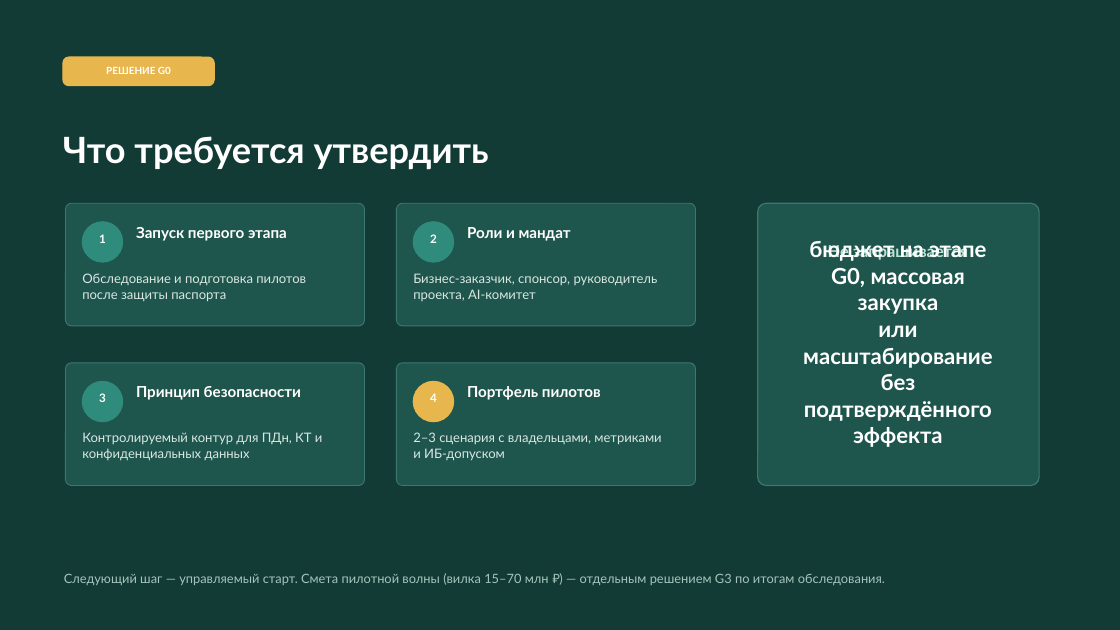
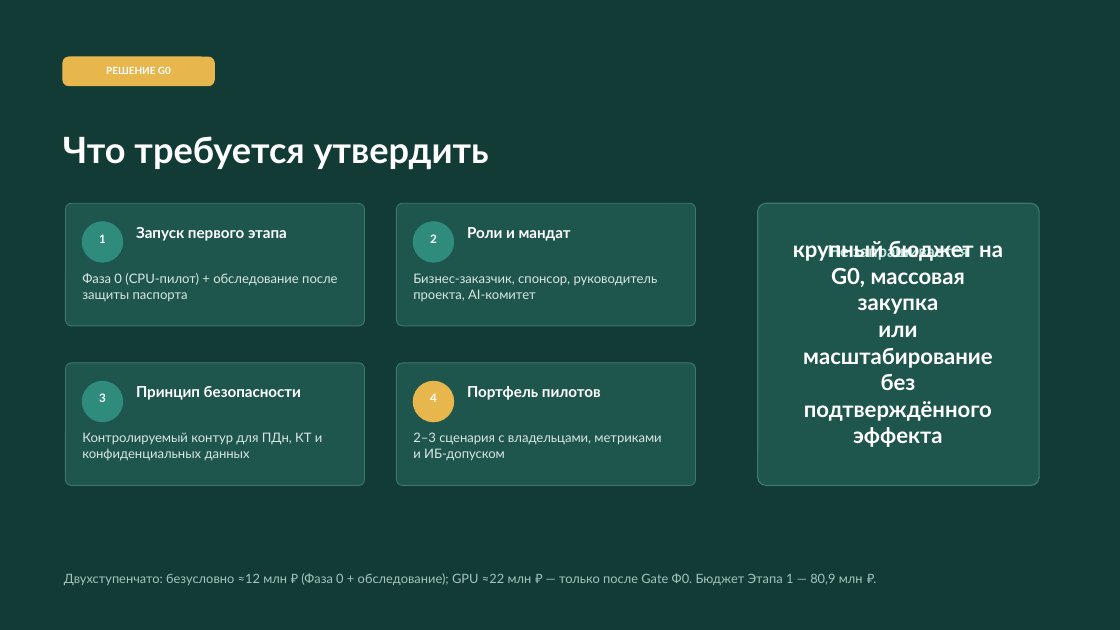
Before and after one commit to harrysonford/nectechai-obsidian, a slide deck: slide 9 of AI Project Passport - Energy Company/Защита паспорта проекта — НЭК ТЕХ.pptx (slide 8 before the commit). Drawn at 1120x630 pixels with LibreOffice and Linux fonts; fonts in the diff are those of the drawing. Boxes give left, top, right and bottom in pixels: in the first picture for what was removed or moved away, otherwise in the second. Text is boxed around its words. In the diff, an @@ line names an element or a change of style, - is before the commit and + after.

```diff
--- a/AI Project Passport - Energy Company/Защита паспорта проекта — НЭК ТЕХ.pptx
+++ b/AI Project Passport - Energy Company/Защита паспорта проекта — НЭК ТЕХ.pptx
@@ text at bbox=[793, 241, 1003, 314]: text changed @@
-бюджет на этапе G0, массовая закупка
+крупный бюджет на G0, массовая закупка
@@ text at bbox=[82, 273, 337, 301]: text changed @@
-Обследование и подготовка пилотов после защиты паспорта
+Фаза 0 (CPU-пилот) + обследование после защиты паспорта
@@ text at bbox=[64, 573, 863, 585]: text changed @@
-Следующий шаг — управляемый старт. Смета пилотной волны (вилка 15–70 млн ₽) — отдельным решением G3 по итогам обследования.
+Двухступенчато: безусловно ≈12 млн ₽ (Фаза 0 + обследование); GPU ≈22 млн ₽ — только после Gate Ф0. Бюджет Этапа 1 — 80,9 млн ₽.
```
Also in this commit, not shown: 1 slide added, 9 other files.
